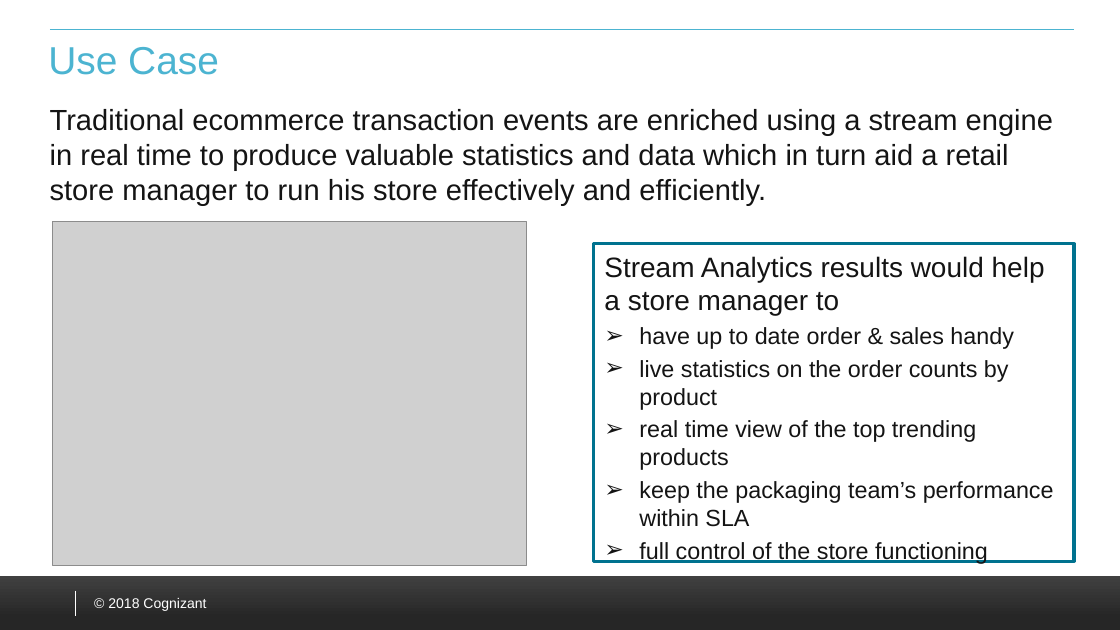
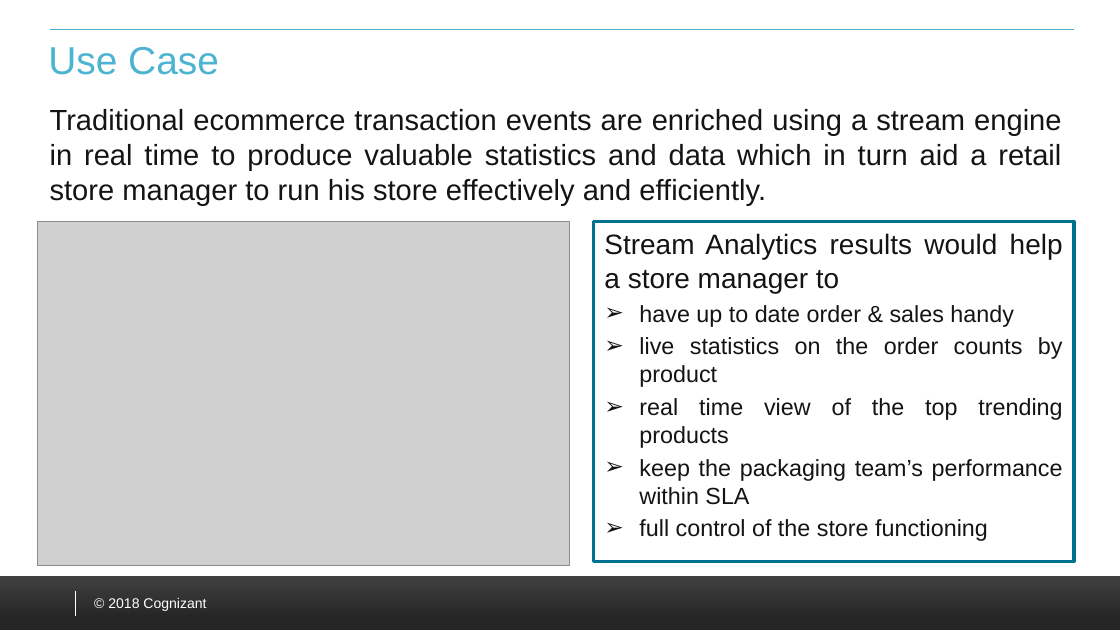
Before and after one commit to RAI-POC/EcommRAI, a slide deck: slide 3 of RAI_Ecomm.pptx. Drawn at 1120x630 pixels with LibreOffice and Linux fonts; fonts in the diff are those of the drawing; grey boxes stand for pictures; background and template pictures are left out. Boxes give left, top, right and bottom in pixels: in the first picture for what was removed or moved away, otherwise in the second. Text is boxed around its words. In the diff, an @@ line names an element or a change of style, - is before the commit and + after.

```diff
--- a/RAI_Ecomm.pptx
+++ b/RAI_Ecomm.pptx
@@ text "Traditional ecommerce transaction events are ..." at <box>50,109,1061,205</box>: alignment left to justified @@
@@ picture: place and size @@
-picture at <box>53,222,526,566</box>
+picture at <box>37,222,569,566</box>
@@ text "Stream Analytics results would help ..." at <box>594,222,1074,561</box>: alignment left to justified @@
@@ text "Stream Analytics results would help ...": place and size @@
-text "Stream Analytics results would help ..." at <box>594,244,1074,561</box>
+text "Stream Analytics results would help ..." at <box>594,222,1074,561</box>
```
Also in this commit, not shown: 4 other slides changed, 1 slide added, 1 slide removed.
